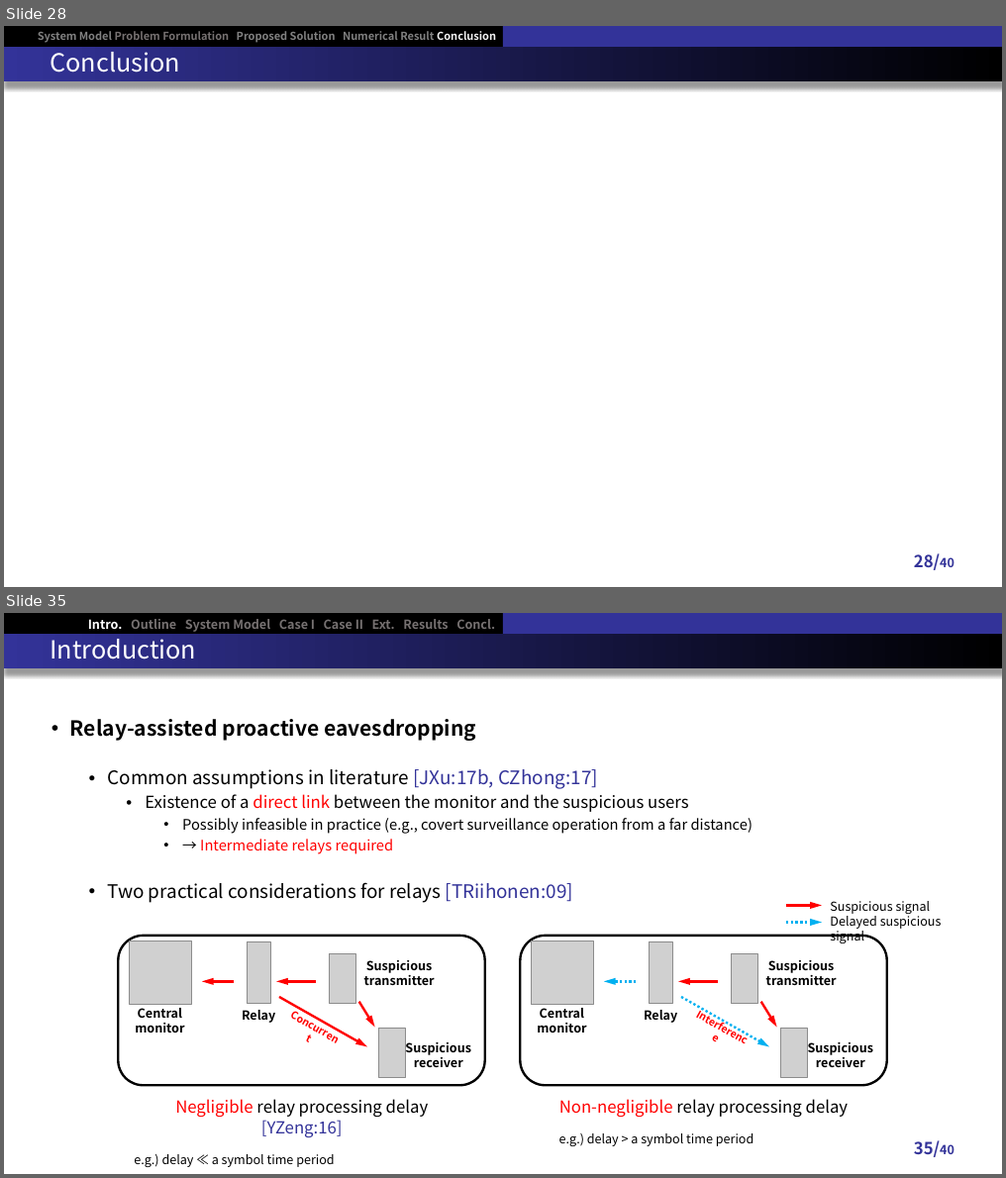
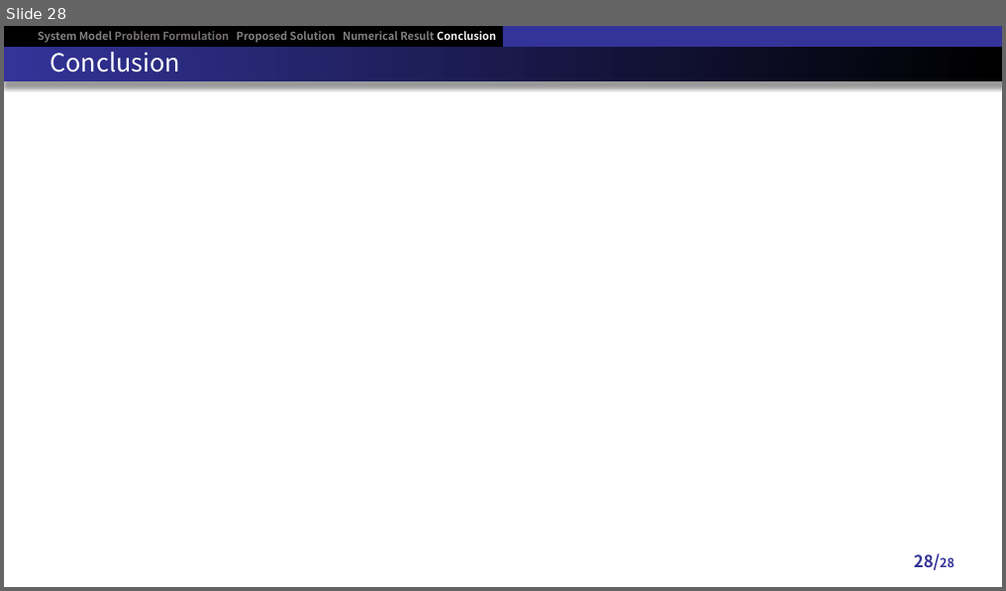
Before and after one commit to RefatHanbat/Presentation-of-SDM, a slide deck: New Problem/Thesis Defense slide.pptx. Shown one above the other, each under a label of ours: slides 28 and 35 before the commit, slide 28 after it; the slides between them are not shown. The pictures are 1006x1178 and 1006x591 pixels, drawn with LibreOffice and Linux fonts; fonts in the diff are those of the drawing; grey boxes stand for pictures. Boxes give left, top, right and bottom in pixels: in the first picture for what was removed or moved away, otherwise in the second. Text is boxed around its words. In the diff, an @@ line names an element or a change of style, - is before the commit and + after.

```diff
--- a/New Problem/Thesis Defense slide.pptx
+++ b/New Problem/Thesis Defense slide.pptx
@@ slide 35 removed at box(4, 613, 1002, 1174), background #FFFFFF; not listed: 3 template elements that a slide beside it also shows @@
@@ title removed at box(51, 633, 197, 660) @@
-Introduction
@@ text removed at box(88, 619, 495, 632) @@
-Intro. Outline System Model Case I Case II Ext. Results Concl.
@@ text removed at box(70, 719, 753, 903) @@
-• Relay-assisted proactive eavesdropping
-  • Common assumptions in literature [JXu:17b, CZhong:17]
-    • Existence of a direct link between the monitor and the suspicious users
-      • Possibly infeasible in practice (e.g., covert surveillance operation from a far distance)
-      • → Intermediate relays required
-  • Two practical considerations for relays [TRiihonen:09]
@@ arrow removed from (786, 906) to (823, 906) @@
@@ text removed at box(830, 901, 942, 944) @@
-Suspicious signal
-Delayed suspicious signal
@@ arrow removed from (786, 922) to (823, 922) @@
@@ group removed at box(119, 936, 485, 1085): 4 pictures, 4 texts, 4 arrows, 1 rounded rectangle @@
-Suspicious
-transmitter
-Suspicious
-receiver
-Relay
-Central
-monitor
@@ text removed at box(279, 1001, 351, 1054) @@
-Concurrent
@@ group removed at box(521, 936, 887, 1085): 4 pictures, 4 texts, 4 arrows, 1 rounded rectangle @@
-Suspicious
-transmitter
-Suspicious
-receiver
-Relay
-Central
-monitor
@@ text removed at box(684, 1000, 760, 1055) @@
-Interference
@@ text removed at box(134, 1099, 429, 1167) @@
-Negligible relay processing delay [YZeng:16]
-e.g.) delay ≪ a symbol time period
@@ text removed at box(559, 1099, 848, 1147) @@
-Non-negligible relay processing delay
-e.g.) delay > a symbol time period
@@ page number removed at box(914, 1141, 954, 1157) @@
-35/40
@@ page number at box(914, 554, 954, 570): text changed @@
-28/40
+28/28
```
Also in this commit, not shown: 8 slides changed, 23 other slides removed, 1 other file.
